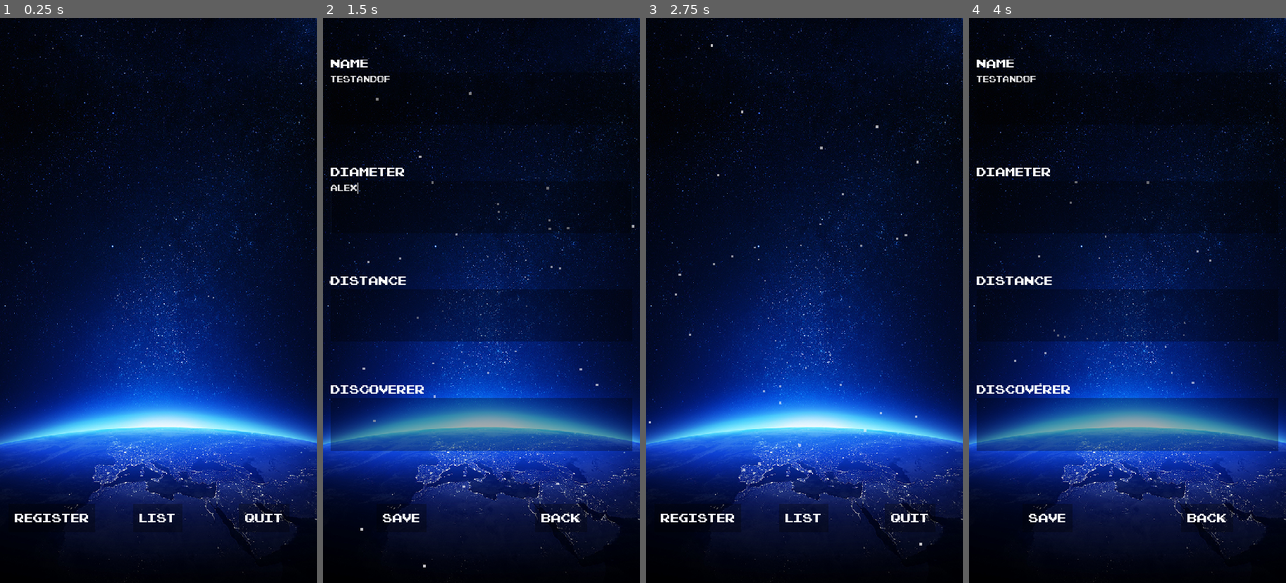
Above: before the commit, frames 1-4 (left to right).
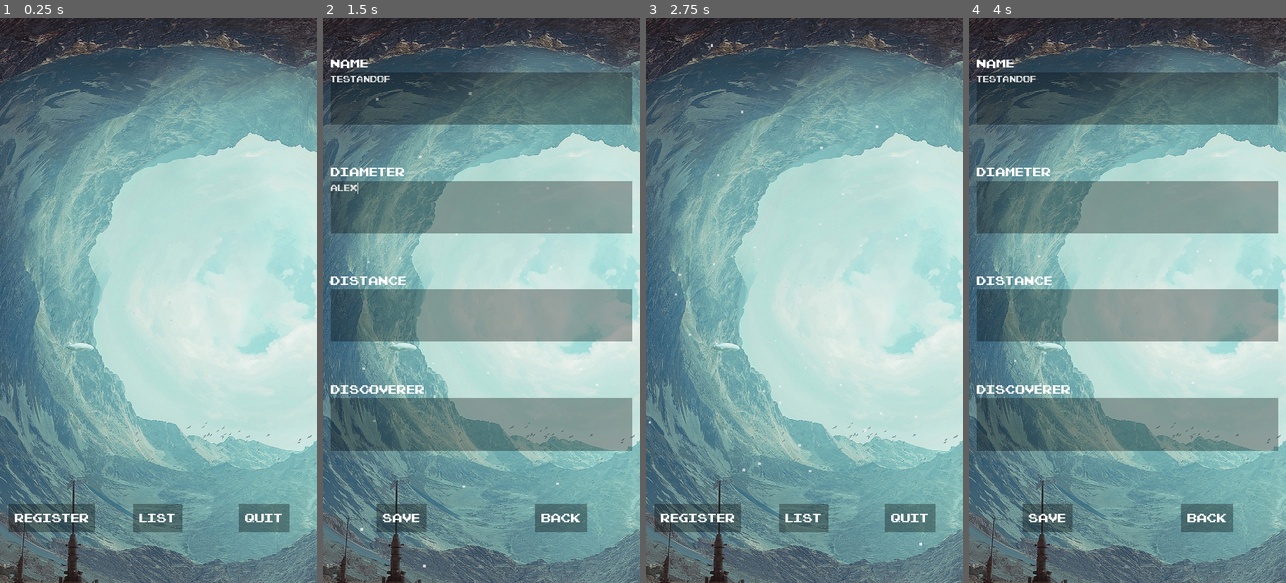
Above: after the commit, the same moments.

Repository: felipecrdos/MobN3
Game: Godot game, scene res://src/Main.tscn
Same seed, same stepped clock (60 frames per second), same inputs: the game is played once before the commit and once after it.
Inputs (mouse positions are in pixels of both pictures, inside the frame that each line leads up to):
- Up to frame 1 (0.25 s): no input
- Up to frame 2 (1.5 s): click "register" at 0.5 s; click (481, 204) at 1.27 s; type "Alex" at 1.35 s
- Up to frame 3 (2.75 s): click (804, 317) at 1.5 s; type "Alex" at 1.58 s; click (804, 424) at 1.73 s; type "Alex" at 1.82 s; click "Back" at 2 s
- Up to frame 4 (4 s): click "List" at 2.75 s; click "register" at 3.5 s

The runs differ from the first frame. In frame 1, 100% of the frame differs, in the area x 0-100%, y 0-100%; in frame 2, 99%; in frame 3, 100%; in frame 4, 99%.

Commit message:
change bg

Diff:
--- a/src/Button.tscn
+++ b/src/Button.tscn
@@ -59,8 +59,8 @@
 custom_fonts/font = ExtResource( 2 )
 custom_colors/font_color_disabled = Color( 1, 1, 1, 1 )
 custom_colors/font_color = Color( 1, 1, 1, 1 )
-custom_colors/font_color_hover = Color( 0.458824, 0.780392, 1, 1 )
-custom_colors/font_color_pressed = Color( 0.458824, 0.780392, 1, 1 )
+custom_colors/font_color_hover = Color( 0.737255, 0.870588, 0.847059, 1 )
+custom_colors/font_color_pressed = Color( 0.737255, 0.870588, 0.847059, 1 )
 text = "default"
 script = ExtResource( 1 )
 __meta__ = {
--- a/src/List.tscn
+++ b/src/List.tscn
@@ -1,6 +1,6 @@
 [gd_scene load_steps=7 format=2]
 
-[ext_resource path="res://assets/sprite/space_b.jpg" type="Texture" id=1]
+[ext_resource path="res://assets/sprite/sci-fi_expansion_4k.jpg" type="Texture" id=1]
 [ext_resource path="res://src/Button.tscn" type="PackedScene" id=2]
 [ext_resource path="res://assets/font/pixelx21.tres" type="DynamicFont" id=3]
 [ext_resource path="res://src/StarParticle.tscn" type="PackedScene" id=4]
--- a/src/Main.tscn
+++ b/src/Main.tscn
@@ -1,6 +1,6 @@
 [gd_scene load_steps=5 format=2]
 
-[ext_resource path="res://assets/sprite/space_b.jpg" type="Texture" id=1]
+[ext_resource path="res://assets/sprite/sci-fi_expansion_4k.jpg" type="Texture" id=1]
 [ext_resource path="res://src/Button.tscn" type="PackedScene" id=2]
 [ext_resource path="res://src/StarParticle.tscn" type="PackedScene" id=3]
 [ext_resource path="res://scripts/Main.gd" type="Script" id=5]
--- a/src/Register.tscn
+++ b/src/Register.tscn
@@ -3,7 +3,7 @@
 [ext_resource path="res://src/Button.tscn" type="PackedScene" id=1]
 [ext_resource path="res://assets/font/pixelx30.tres" type="DynamicFont" id=2]
 [ext_resource path="res://scripts/Register.gd" type="Script" id=3]
-[ext_resource path="res://assets/sprite/space_b.jpg" type="Texture" id=4]
+[ext_resource path="res://assets/sprite/sci-fi_expansion_4k.jpg" type="Texture" id=4]
 [ext_resource path="res://assets/font/pixelx21.tres" type="DynamicFont" id=5]
 [ext_resource path="res://src/StarParticle.tscn" type="PackedScene" id=6]
 
Binary file added: assets/sprite/sci-fi_expansion_4k.jpg
Not shown, changed: assets/sprite/sci-fi_expansion_4k.jpg.import
Binary file removed: assets/sprite/space_b.jpg
